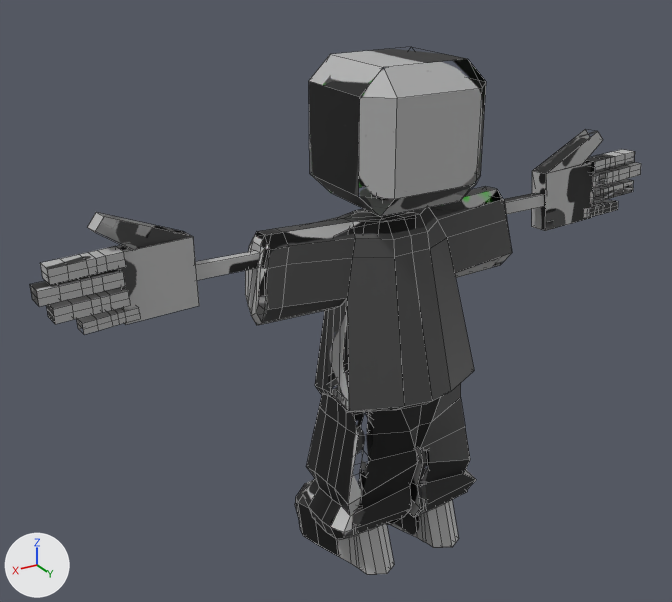
One commit to the FBX model slide puzzle/Resources/enemy/enemy.fbx: the scene before it, then after it.
Before and after are seen from a camera (50 mm lens) standing at (6.04, 8.63, 4.16) and looking at (0.6, -0.44, -0.37). Lighting does not change. The marker at lower left points along +X, +Y and +Z. Mesh edges are drawn as thin lines. Vertices at the same position are counted once.

The first picture shows '立方体'.
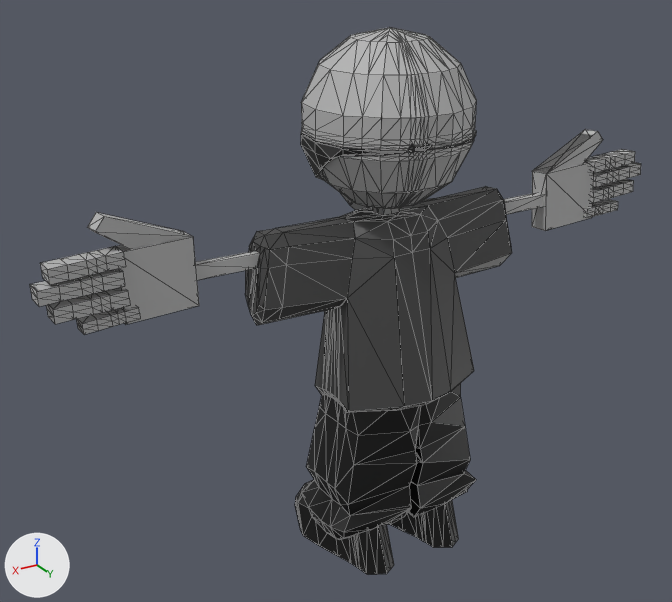
Where the newer file only moved an object's origin or applied its transform, the numbers keep the older frame.

Diff of the bpy script that builds the scene:
```diff
--- a/slide puzzle/Resources/enemy/enemy.fbx.py
+++ b/slide puzzle/Resources/enemy/enemy.fbx.py
@@ me_立方体_001 @@
 # used by ob_立方体; location = (0.0, 0.0, 0.0)
-me_立方体_001.from_pydata(...)  # 841 vertices, 785 faces; spans x -3.97..4.25, y -1.17..0.93, z -3.93..2.59
+me_立方体_001.from_pydata(...)  # 1260 vertices, 2478 faces; spans x -3.97..4.25, y -1.17..0.99, z -3.93..2.91
+# me_立方体_001 part 1: the loose piece of 24 vertices spanning x -0.75..0.9, y -0.8..0.8, z 0.99..2.59 is rebuilt with 443 vertices and now spans x -0.81..1.17, y -1.0..0.99, z 0.63..2.91
+# me_立方体_001 part 2: 25 kept faces spanning x -1.58..1.9, y -0.68..0.75, z -3.91..0.71 get new texture (UV) coordinates
 me_立方体_001.materials.append(mat_マテリアル_004)
```

Changed parts and their boxes [x1, y1, x2, y2] in the pictures (672 x 602 px):
'立方体', reshaped
    before: [30, 49, 641, 574]
    after: [30, 27, 641, 574]
part 1 of me_立方体_001, rebuilt (9% taller)
    before: [309, 49, 486, 217]
    after: [301, 27, 476, 210]
part 2 of me_立方体_001, surface changed (grey to black)
    before: [248, 243, 464, 540]
    after: [248, 243, 423, 540]
